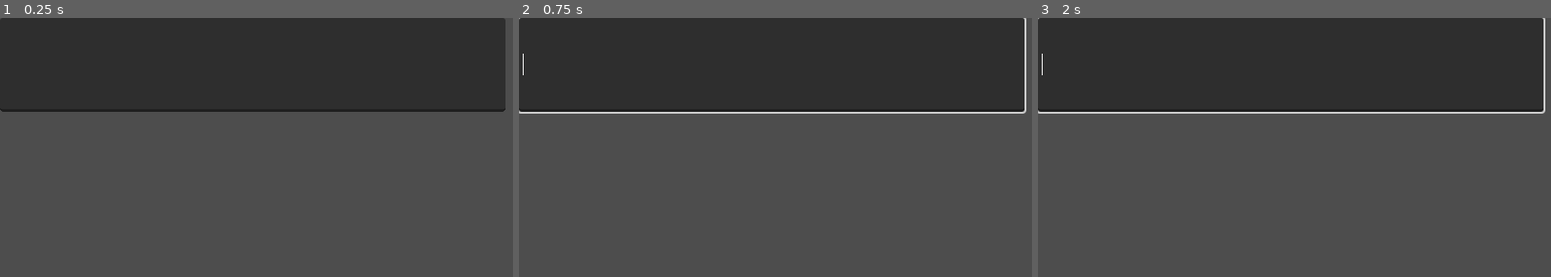
Above: before the commit, frames 1-3 (left to right).
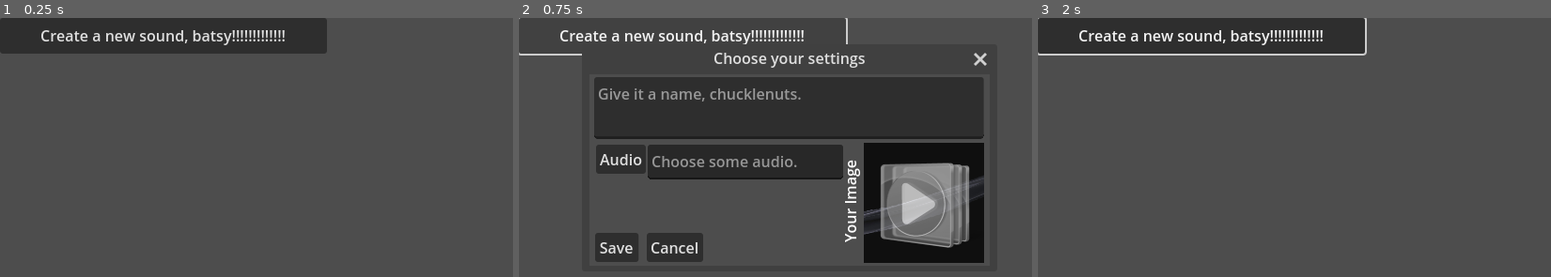
Above: after the commit, the same moments.

Repository: Pacomatic1/Pacos_Simple_GD_Soundboard
Game: Godot game, scene res://assets/scenes/playloadwindow/playaudiowindow.tscn
The game is run twice, just before and just after one commit, with the same random seed, the same clock (stepped at 60 frames per second) and the same inputs.
Inputs (mouse positions are in pixels of both pictures, inside the frame that each line leads up to):
- Up to frame 1 (0.25 s): no input
- Up to frame 2 (0.75 s): click (683, 36) at 0.5 s, where only the run after the commit has a clickable "Create a new sound, batsy!!!!…"
- Up to frame 3 (2 s): click (1135, 245) at 1.25 s, where only the run after the commit has a clickable "Save"

The runs differ from the first frame. In frame 1, 28% of the frame differs, in the area x 0-99%, y 0-37%; in frame 2, 38%, in the area x 0-99%, y 0-95%; in frame 3, 29%.

Commit message:
Changed a ton of stuff
Still no saves but I have a tons of things like UID (get to later) sanity checks, and tons more. very productve.

Diff:
--- a/assets/scenes/misc/audioplayermodule.gd
+++ b/assets/audioplayermodule.gd
@@ -2,5 +2,5 @@
 func PlayAudioFile(pathtofile):
 	# Call this function, with whatever path you desire. Then it will do the thing.
 	# By the way, the path can come from anywhere, like the root of the drive. Yay!
-	self.stream = load(pathtofile)
-	self.play()
+	$AudioStreamPlayer.stream = load(pathtofile)
+	$AudioStreamPlayer.play()
--- a/assets/scenes/audiocustomizewindow/audiocustomizewindow.gd
+++ b/assets/scenes/audiocustomizewindow/audiocustomizewindow.gd
@@ -1,13 +1,23 @@
 extends Window
 func _ready():
 	self.close_requested.connect(when_window_closed)
+	get_parent().send_to_modify_sound_effect.connect(when_given_information)
+
+# When the parent tells it impportant imformation
+var unique_sound_id
+func when_given_information(unique_id):
+	unique_sound_id = unique_id
+
+
 # This stuff is for selectning an audio file.
 var audio_file_dialog = load("res://assets/scenes/audiocustomizewindow/filedialogs/audio_dialog/audio_dialog.tscn")
 var audio_file_path
+var audio_file_selected_has_been_connected
 func when_audiosel_button_pressed():
 	add_child(audio_file_dialog.instantiate())
 	$"AudioDialog".add_filter("*.ogg, *.wav, *.mp3","Audio Files")
-	$"AudioDialog".file_selected.connect(when_audio_file_selected)
+	if not audio_file_selected_has_been_connected:
+		$"AudioDialog".file_selected.connect(when_audio_file_selected)
 func when_audio_file_selected(path_for_audio):
 	audio_file_path = path_for_audio
 	$Node/Audio/TextEdit.text = audio_file_path
@@ -17,24 +27,38 @@
 var image_file_dialog = load("res://assets/scenes/audiocustomizewindow/filedialogs/image_dialog/image_dialog.tscn")
 var image_file_path
 var image_which_was_selected = Image.new()
+var image_file_selected_has_been_connected
 func when_imgsel_button_pressed():
 	add_child(image_file_dialog.instantiate())
 	$"ImageDialog".add_filter("*.tga, *.hdr, *.webp, *.jpeg, *.jpg, *.png","Images")
-	$"ImageDialog".file_selected.connect(when_image_file_selected)
+	if not image_file_selected_has_been_connected:
+		$"ImageDialog".file_selected.connect(when_image_file_selected)
+	image_file_selected_has_been_connected = true
 func when_image_file_selected(path_for_image):
 	image_file_path = path_for_image
 	image_which_was_selected.load(image_file_path)
 	$Node/Image/TextureButton.texture_normal = ImageTexture.create_from_image(image_which_was_selected) # Now you have a preview of the new image
 
 
-
 # This happens when you click save.
 func when_settings_saved():
-	print("Saving sound...")
-	print("Save complete.")
+	#First, add some stuff if you didn't do it yourself.
+	if image_file_path == null: image_file_path = "res://assets/themes/default/unchosenaudioimage.png"
+	if audio_file_path == null: audio_file_path = "res://assets/themes/default/unchosenaudio.mp3"
+	if $Node/TextName/TextEdit.text == null: $Node/Audio/TextEdit.text = "You didn't pick a name. So I did it for you."
+	# Once the thing is done, the window should close.
+	$/root/GlobalModule.sound_has_been_saved.connect(once_settings_have_finished_saving)
+	# Send this over to the global module.
+	$/root/GlobalModule.mod_or_save_sound_effects($Node/TextName/TextEdit.text, unique_sound_id, image_file_path, audio_file_path)
+func once_settings_have_finished_saving():
+	print("Audio Dialog window has closed.")
+	self.queue_free()
+
+
+
 
 # This happens when you cancel or close the window.
-func when_window_closed(): _on_cancel_pressed() # I could link the signal directly to when_cancel_pressed, but who knows, maybe I might want to do something extra.
+func when_window_closed(): _on_cancel_pressed() # I could link the signal directly to when_cancel_pressed, but who knows, maybe I might want to do something extra. Plus, th eextra slowdown is so negligible that nobody loses anyways.
 func _on_cancel_pressed():
 	print("Cancelling sound...")
 	print('Cancelling complete.')
--- a/assets/scenes/audiocustomizewindow/audiocustomizewindow.tscn
+++ b/assets/scenes/audiocustomizewindow/audiocustomizewindow.tscn
@@ -1,12 +1,13 @@
-[gd_scene load_steps=3 format=3 uid="uid://8631x1jb1cem"]
+[gd_scene load_steps=3 format=3 uid="uid://b1wnh57uyoy0d"]
 
 [ext_resource type="Script" path="res://assets/scenes/audiocustomizewindow/audiocustomizewindow.gd" id="1_bk5al"]
-[ext_resource type="Texture2D" uid="uid://b2lsxsfpyegpe" path="res://assets/themes/default/UnchosenAudioImage.png" id="1_jkgtl"]
+[ext_resource type="Texture2D" uid="uid://b2lsxsfpyegpe" path="res://assets/themes/default/unchosenaudioimage.png" id="2_lqb3e"]
 
 [node name="AddCustomizeAudio" type="Window"]
 title = "Choose your settings"
 initial_position = 2
 size = Vector2i(426, 204)
+transient = true
 exclusive = true
 unresizable = true
 script = ExtResource("1_bk5al")
@@ -62,7 +63,7 @@
 offset_top = -11.36
 offset_right = 260.669
 offset_bottom = 25.815
-placeholder_text = "Choose something, idiot!!"
+placeholder_text = "Choose some audio."
 editable = false
 
 [node name="Image" type="Control" parent="Node"]
@@ -82,7 +83,7 @@
 offset_top = 73.19
 offset_right = 250.0
 offset_bottom = 201.19
-texture_normal = ExtResource("1_jkgtl")
+texture_normal = ExtResource("2_lqb3e")
 ignore_texture_size = true
 stretch_mode = 0
 
--- /dev/null
+++ b/assets/scenes/globalmodule/global_module.tscn
@@ -0,0 +1,8 @@
+[gd_scene load_steps=2 format=3 uid="uid://do5i307707wro"]
+
+[ext_resource type="Script" path="res://assets/scenes/globalmodule/globalthingscode.gd" id="1_jse5s"]
+
+[node name="GlobalModule" type="Node"]
+script = ExtResource("1_jse5s")
+
+[node name="AudioStreamPlayer" type="AudioStreamPlayer" parent="."]
--- /dev/null
+++ b/assets/scenes/globalmodule/globalthingscode.gd
@@ -0,0 +1,21 @@
+extends Node
+signal sound_has_been_saved
+var CurrentProfile = "I need to add profile support twt"
+func mod_or_save_sound_effects(SoundTitle: String, UniqueSoundID: String, ImagePath: String, AudioPath: String):
+	print("Saving sound...")
+	print("Sound Name: " + SoundTitle)
+	print("Sound ID: " + UniqueSoundID)
+	print("Image Path: " + ImagePath)
+	print("Audio Path: " + AudioPath)
+	# This part will start with the title.
+	var soundconfig = ConfigFile.new()
+	soundconfig.set_value("SongText", "songname", SoundTitle)
+	#	soundconfig.save("user://profiles/" + self.CurrentProfile + "/soundeffects/" + UniqueSoundID + "/soundeffectconfig.cfg")
+	soundconfig.save("user://pril/soundeffectconfig.cfg")
+	emit_signal("sound_has_been_saved")
+	print("Save complete.")
+func PlayAudioFile(pathtofile):
+	# Call this function, with whatever path you desire. Then it will do the thing.
+	# By the way, the path can come from anywhere, like the root of the drive. Yay!
+	$AudioStreamPlayer.stream = load(pathtofile)
+	$AudioStreamPlayer.play()
--- /dev/null
+++ b/assets/scenes/playloadwindow/playaudiowindow.gd
@@ -0,0 +1,7 @@
+extends Node
+
+var audio_modify_dialog = load("res://assets/scenes/audiocustomizewindow/audiocustomizewindow.tscn")
+signal send_to_modify_sound_effect(unique_id)
+func when_new_sound_button_pressed():
+	add_child(audio_modify_dialog.instantiate())
+	emit_signal("send_to_modify_sound_effect", "The Unique ID doesnt exist so this is a reminder")
--- a/assets/scenes/playloadwindow/playaudiowindow.tscn
+++ b/assets/scenes/playloadwindow/playaudiowindow.tscn
@@ -1,8 +1,9 @@
 [gd_scene load_steps=2 format=3 uid="uid://cty7a4mr2jeyd"]
 
-[ext_resource type="Script" path="res://assets/scenes/misc/audioplayermodule.gd" id="1_6kdbo"]
+[ext_resource type="Script" path="res://assets/scenes/playloadwindow/playaudiowindow.gd" id="1_7wugq"]
 
 [node name="MainParentNode" type="Node"]
+script = ExtResource("1_7wugq")
 
 [node name="UIparent" type="Control" parent="."]
 layout_mode = 3
@@ -18,10 +19,10 @@
 grow_horizontal = 2
 grow_vertical = 2
 
-[node name="LineEdit" type="LineEdit" parent="UIparent"]
+[node name="Button" type="Button" parent="UIparent"]
 layout_mode = 0
-offset_right = 538.0
-offset_bottom = 100.0
+offset_right = 348.0
+offset_bottom = 38.0
+text = "Create a new sound, batsy!!!!!!!!!!!!!"
 
-[node name="AudioStreamPlayer" type="AudioStreamPlayer" parent="."]
-script = ExtResource("1_6kdbo")
+[connection signal="pressed" from="UIparent/Button" to="." method="when_new_sound_button_pressed"]
--- a/project.godot
+++ b/project.godot
@@ -16,6 +16,10 @@
 run/low_processor_mode=true
 config/icon="res://icon.svg"
 
+[autoload]
+
+GlobalModule="*res://assets/scenes/globalmodule/global_module.tscn"
+
 [display]
 
 window/size/viewport_width=576
Not shown, changed: assets/themes/default/UnchosenAudioImage.png.import
Not shown, added: assets/themes/default/Why the PDN.txt
Not shown, added: assets/themes/default/unchosenaudio.mp3.import
Not shown, added: assets/themes/default/InvalidFileType.pdn
Not shown, added: assets/themes/default/unchosenaudio.mp3
